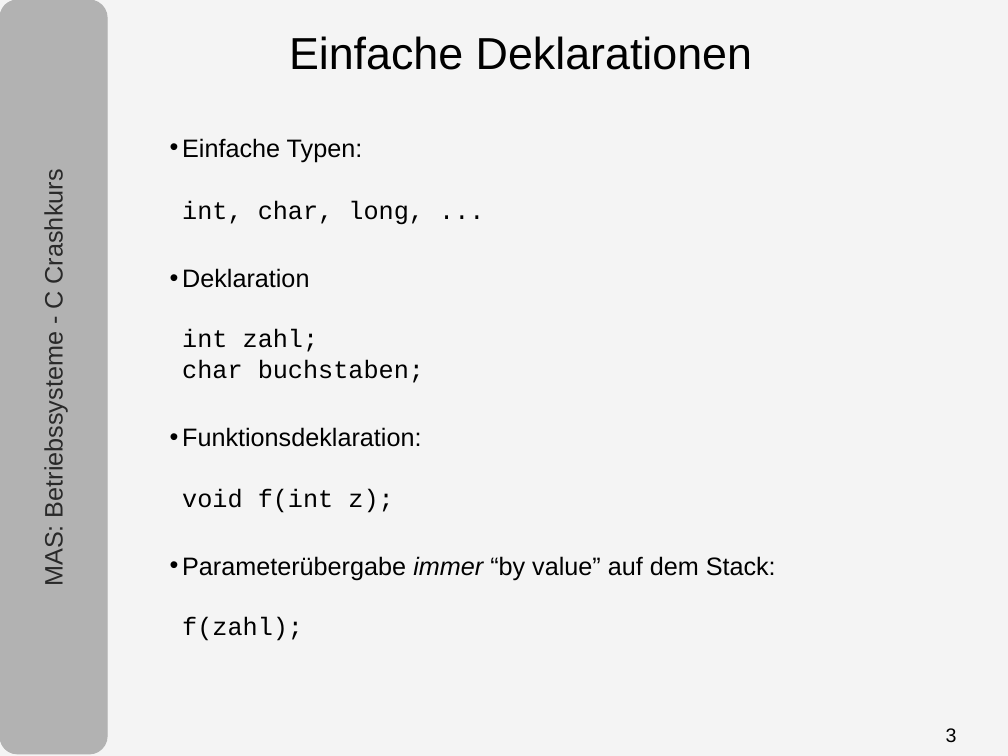
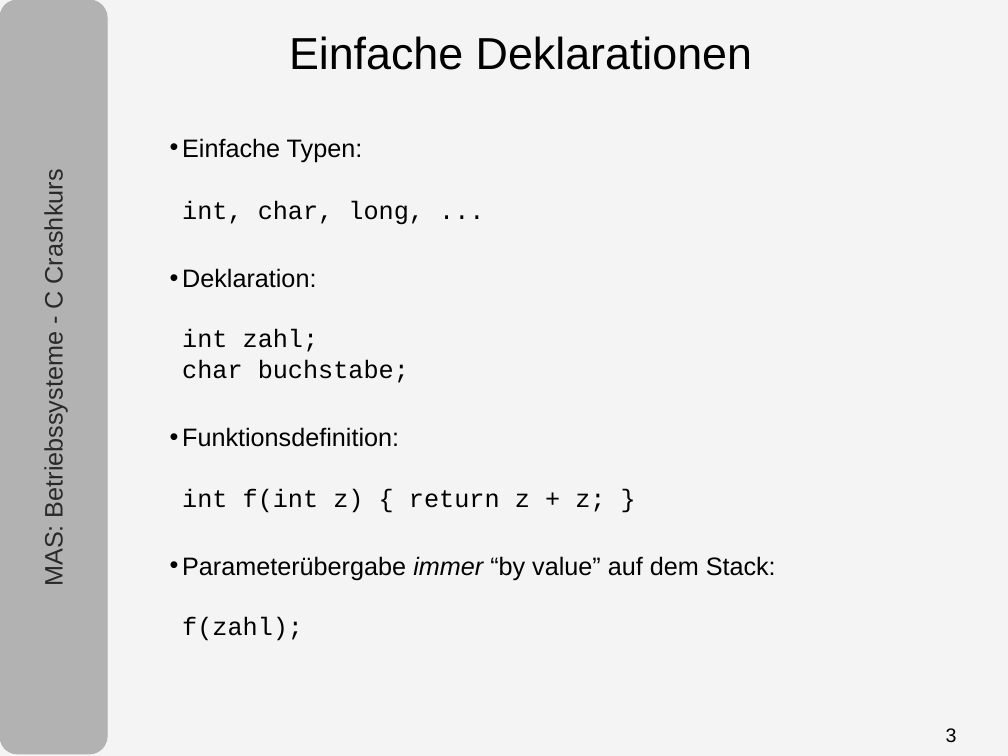
Before and after one commit to tpo/betriebssysteme, a slide deck: slide 3 of 05-1_C.odp. Drawn at 1008x756 pixels with LibreOffice and Linux fonts; fonts in the diff are those of the drawing. Boxes give left, top, right and bottom in pixels: in the first picture for what was removed or moved away, otherwise in the second. Text is boxed around its words. In the diff, an @@ line names an element or a change of style, - is before the commit and + after.

```diff
--- a/05-1_C.odp
+++ b/05-1_C.odp
@@ text at [182, 268, 605, 513]: text changed @@
-• Deklaration
-  int zahl;
-  char buchstaben;
-• Funktionsdeklaration:
-  void f(int z);
+• Deklaration:
+  int zahl;
+  char buchstabe;
+• Funktionsdefinition:
+  int f(int z) { return z + z; }
```
Also in this commit, not shown: 1 other slide changed, 1 other file.
